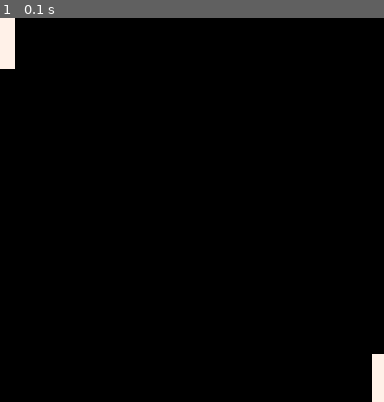
Above: before the commit, frame 1.
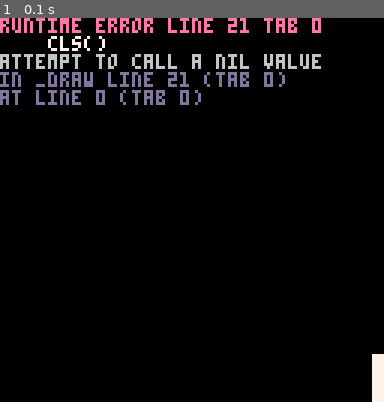
Above: after the commit, the same moment.

Repository: jslinker/pico-pong
Game: PICO-8 cartridge pico-pong.p8
Same seed, same stepped clock (60 frames per second), same inputs: the game is played once before the commit and once after it.
Inputs:
- Up to frame 1 (0.1 s): no input

The runs differ from the first frame. In frame 1, 4.9% of the frame differs, in the area x 0-84%, y 0-23%.
Error after the commit: runtime error line 21 tab 0; cls(); attempt to call a nil value

Commit message:
Syntax fixes

Diff:
--- a/pico-pong.p8
+++ b/pico-pong.p8
@@ -8,11 +8,11 @@
 function _init()
     player1 = {
         x = 0,
-        y = 0
+        y = 0;
     }
     player2 = {
         x = 124,
-        y = 112
+        y = 112;
     }
 end
 
@@ -22,12 +22,13 @@
 
 function _draw()
     cls()
-
+    {
     -- draw player 1
-    rectfill(player1.x, player1.y, player1.x + 4, player1.y + 16, 7)
+    rectfill(player1.x, player1.y, player1.x + 4, player1.y + 16, 7);
 
     -- draw player 2
-    rectfill(player2.x, player2.y, player2.x + 4, player2.y + 16, 7)
+    rectfill(player2.x, player2.y, player2.x + 4, player2.y + 16, 7);
+    }
 end
 
 
